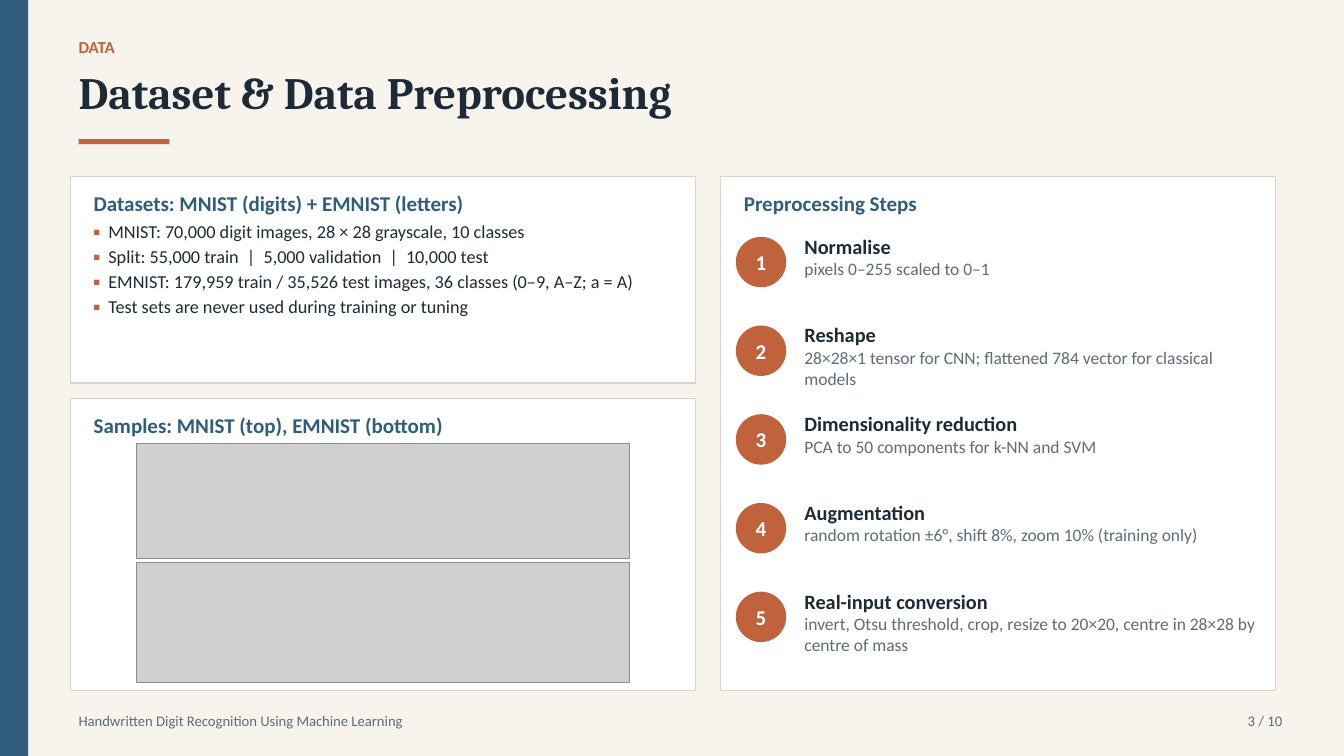
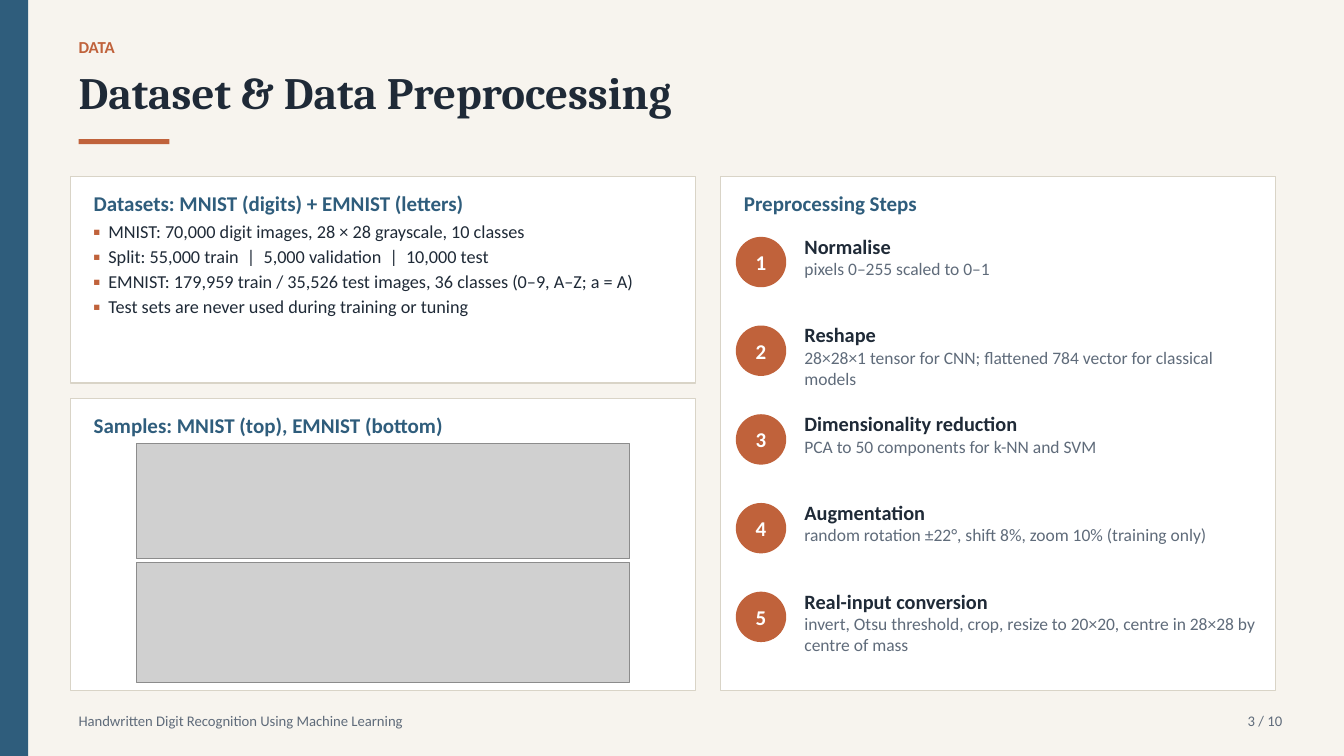
Before and after one commit to LostRunes/digirecog, a slide deck: slide 3 of Handwritten_Digit_Recognition.pptx. Drawn at 1344x756 pixels with LibreOffice and Linux fonts; fonts in the diff are those of the drawing; grey boxes stand for pictures. Boxes give left, top, right and bottom in pixels: in the first picture for what was removed or moved away, otherwise in the second. Text is boxed around its words. In the diff, an @@ line names an element or a change of style, - is before the commit and + after.

Commit message:
Fix augmentation rotation range on slide 3 (+-22 degrees)

```diff
--- a/Handwritten_Digit_Recognition.pptx
+++ b/Handwritten_Digit_Recognition.pptx
@@ text at [804, 528, 1207, 544]: text changed @@
-random rotation ±6°, shift 8%, zoom 10% (training only)
+random rotation ±22°, shift 8%, zoom 10% (training only)
```
Also in this commit, not shown: 1 other file.
